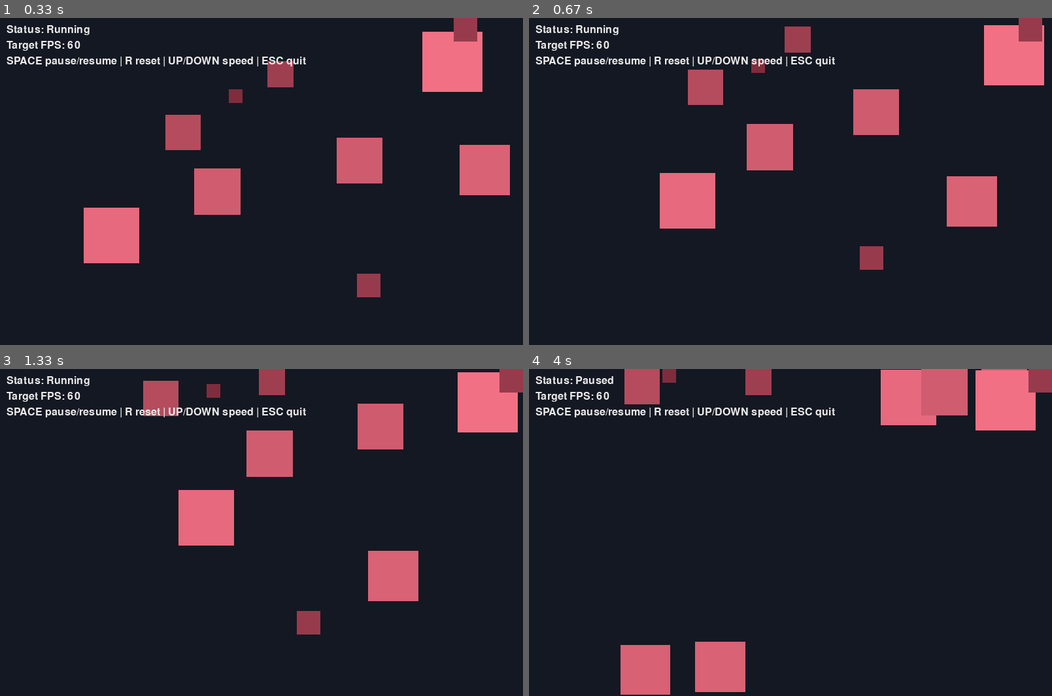
Above: before the commit, frames 1-4 (two rows, left to right).
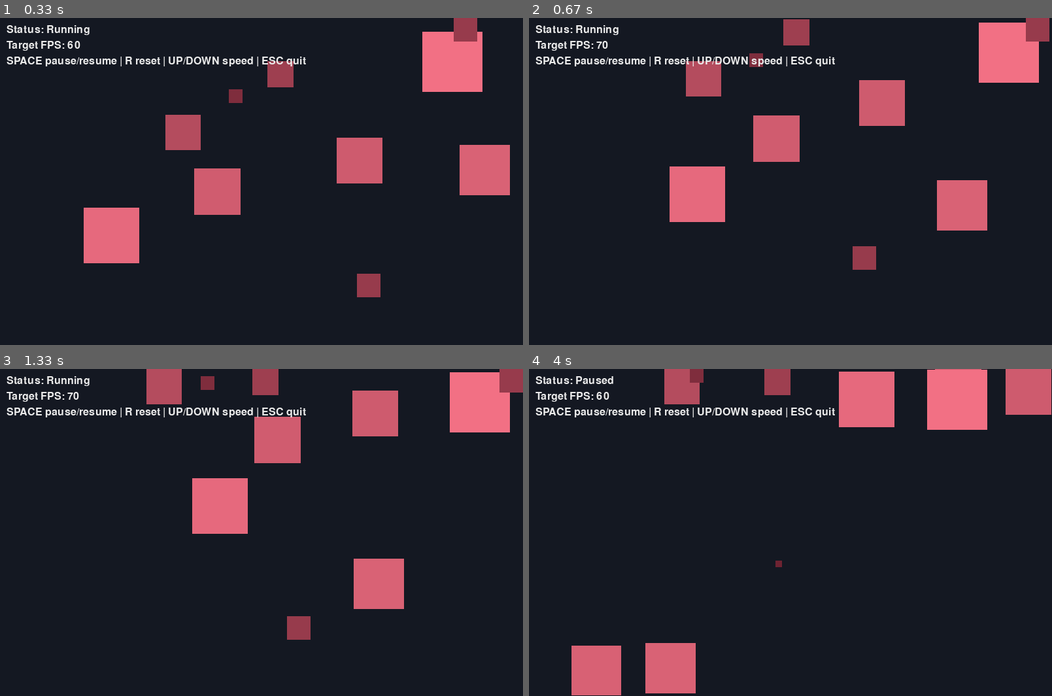
Above: after the commit, the same moments.

Repository: ynehme-coder/lab8-pygame
Game: pygame game, started from main.py
The game is run twice, just before and just after one commit, with the same random seed, the same clock (stepped at 60 frames per second) and the same inputs.
Inputs:
- Up to frame 1 (0.33 s): no input
- Up to frame 2 (0.67 s): hold Up from 0.33 s (still down)
- Up to frame 3 (1.33 s): release Up at 0.8 s; hold Down 0.83-1.13 s; tap Space at 0.9, 1.23 s; hold Up from 1.17 s (still down)
- Up to frame 4 (4 s): release Up at 1.53 s; hold Down 1.57-1.93 s; tap Space at 1.63, 2.03, 2.37, 2.7, 3.1, 3.5, 3.83 s; hold Up 1.97-2.27 s; hold Down 2.3-2.6 s; hold Up 2.63-3 s; hold Down 3.03-3.4 s; hold Up 3.43-3.73 s; hold Down from 3.77 s (still down)

Frame 1 is identical in both runs. In frame 2, 4.9% of the frame differs, in the area x 12-100%, y 0-77%; in frame 3, 6.4%; in frame 4, 13%, in the area x 8-100%, y 0-100%.

Commit message:
before test commit

Diff:
--- a/main.py
+++ b/main.py
@@ -16,6 +16,8 @@
 WINDOW_WIDTH = 800
 WINDOW_HEIGHT = 500
 FPS = 60
+MIN_FPS = 10
+MAX_FPS = 120
 MIN_SQUARE_SIZE = 10
 MAX_SQUARE_SIZE = 100
 SQUARE_COUNT = 10
@@ -58,8 +60,9 @@
 def create_random_square() -> Square:
     """Create one square at a random position with random speed, color, and size.
 
-    Speed scales inversely with size: size 10 -> speed 190, size 100 -> speed 10.
+    Speed is mapped linearly from size using the current constants/formula.
     """
+    # Updated docstring so comments match the implemented formula.
     size = random.randint(MIN_SQUARE_SIZE, MAX_SQUARE_SIZE)
 
     # Map size to max_speed inversely: small squares are fast, large squares are slow
@@ -99,45 +102,15 @@
     square.vy = max(-square.max_speed, min(square.max_speed, square.vy))
 
 
-def apply_flee_behavior(square: Square, all_squares: list[Square]) -> None:
-    flee_radius = 180
-    flee_strength = 1.5  # slightly stronger so it actually has visible effect
-    push_x = 0.0
-    push_y = 0.0
-
-    small_cx = square.x + square.size / 2
-    small_cy = square.y + square.size / 2
-
-    for pred in all_squares:
-        if pred == square or pred.size <= square.size:
-            continue
-        else:
-            predator_cx = pred.x + pred.size / 2
-            predator_cy = pred.y + pred.size / 2
-
-            dx = small_cx - predator_cx
-            dy = small_cy - predator_cy
-            dist = sqrt(dx**2 + dy**2)
-
-            if dist <= flee_radius and dist != 0:
-                # Stronger when closer
-                weight = (flee_radius - dist) / flee_radius
-
-                # Normalize direction
-                push_x += (dx / dist) * weight
-                push_y += (dy / dist) * weight
-
-    # Normalize accumulated push so multiple predators don't explode velocity
-    total_push = sqrt(push_x**2 + push_y**2)
-    if total_push > 0:
-        push_x /= total_push
-        push_y /= total_push
-
-    # Apply flee force
-    square.vx += push_x * flee_strength
-    square.vy += push_y * flee_strength
-
-    # Clamp to max speed (IMPORTANT)
+def get_square_center(square: Square) -> tuple[float, float]:
+    """Return the (x, y) center of a square."""
+    # Centralizing repeated coordinate math follows DRY and improves readability.
+    return square.x + square.size / 2, square.y + square.size / 2
+
+
+def clamp_velocity(square: Square) -> None:
+    """Limit velocity magnitude to square.max_speed."""
+    # Shared helper keeps speed-clamp behavior in one place (single responsibility).
     speed = sqrt(square.vx**2 + square.vy**2)
     if speed > square.max_speed:
         scale = square.max_speed / speed
@@ -145,80 +118,8 @@
         square.vy *= scale
 
 
-def find_nearest(big, small_squares):
-    nearest = None
-    min_dist = float("inf")
-
-    for small in small_squares:
-        dx = small.x - big.x
-        dy = small.y - big.y
-        dist = (dx**2 + dy**2) ** 0.5
-
-        if dist <= min_dist:
-            nearest = small
-            min_dist = dist
-    return nearest
-
-
-def apply_chase_behavior(square: Square, all_squares: list[Square]) -> None:
-    chase_radius = 250
-    chase_strength = 0.5
-
-    target = None
-    min_dist = float("inf")
-
-    cx = square.x + square.size / 2
-    cy = square.y + square.size / 2
-
-    for other in all_squares:
-        if other == square or other.size >= square.size:
-            continue
-
-        ox = other.x + other.size / 2
-        oy = other.y + other.size / 2
-
-        dx = ox - cx
-        dy = oy - cy
-        dist = sqrt(dx**2 + dy**2)
-
-        if dist < min_dist and dist < chase_radius:
-            min_dist = dist
-            target = other
-
-    if target:
-        tx = target.x + target.size / 2
-        ty = target.y + target.size / 2
-
-        dx = tx - cx
-        dy = ty - cy
-        dist = sqrt(dx**2 + dy**2)
-
-        if dist != 0:
-            square.vx += (dx / dist) * chase_strength
-            square.vy += (dy / dist) * chase_strength
-
-    speed = sqrt(square.vx**2 + square.vy**2)
-    if speed > square.max_speed:
-        scale = square.max_speed / speed
-        square.vx *= scale
-        square.vy *= scale
-
-
-def update_square(square: Square, all_squares: list[Square]) -> Square:
-    """Move square and bounce it on the window borders."""
-
-    # --- LIFE SYSTEM ---
-    square.age += 1
-    if square.age >= square.lifespan:
-        return create_random_square()
-    # -------------------
-
-    apply_flee_behavior(square, all_squares)
-    apply_chase_behavior(square, all_squares)
-
-    square.x += square.vx
-    square.y += square.vy
-
+def bounce_on_walls(square: Square) -> None:
+    """Clamp square to screen bounds and bounce on collision with edges."""
     if square.x <= 0:
         square.x = 0
         square.vx *= -1
@@ -232,6 +133,104 @@
     elif square.y + square.size >= WINDOW_HEIGHT:
         square.y = WINDOW_HEIGHT - square.size
         square.vy *= -1
+
+
+def apply_flee_behavior(square: Square, all_squares: list[Square]) -> None:
+    flee_radius = 180
+    flee_strength = 1.5  # slightly stronger so it actually has visible effect
+    push_x = 0.0
+    push_y = 0.0
+
+    square_center_x, square_center_y = get_square_center(square)
+
+    for predator in all_squares:
+        # Expanded variable names make intent easier to read for beginners.
+        if predator == square or predator.size <= square.size:
+            continue
+        else:
+            predator_center_x, predator_center_y = get_square_center(predator)
+
+            dx = square_center_x - predator_center_x
+            dy = square_center_y - predator_center_y
+            distance = sqrt(dx**2 + dy**2)
+
+            if distance <= flee_radius and distance != 0:
+                # Stronger when closer
+                weight = (flee_radius - distance) / flee_radius
+
+                # Normalize direction
+                push_x += (dx / distance) * weight
+                push_y += (dy / distance) * weight
+
+    # Normalize accumulated push so multiple predators don't explode velocity
+    total_push = sqrt(push_x**2 + push_y**2)
+    if total_push > 0:
+        push_x /= total_push
+        push_y /= total_push
+
+    # Apply flee force
+    square.vx += push_x * flee_strength
+    square.vy += push_y * flee_strength
+
+    clamp_velocity(square)  # Behavior unchanged; now uses shared clamp helper.
+
+
+def apply_chase_behavior(square: Square, all_squares: list[Square]) -> None:
+    chase_radius = 250
+    chase_strength = 0.5
+
+    target = None
+    min_distance = float("inf")
+
+    center_x, center_y = get_square_center(square)
+
+    for candidate in all_squares:
+        if candidate == square or candidate.size >= square.size:
+            continue
+
+        candidate_x, candidate_y = get_square_center(candidate)
+
+        dx = candidate_x - center_x
+        dy = candidate_y - center_y
+        distance = sqrt(dx**2 + dy**2)
+
+        if distance < min_distance and distance < chase_radius:
+            min_distance = distance
+            target = candidate
+
+    if target:
+        target_x, target_y = get_square_center(target)
+
+        dx = target_x - center_x
+        dy = target_y - center_y
+        distance = sqrt(dx**2 + dy**2)
+
+        if distance != 0:
+            square.vx += (dx / distance) * chase_strength
+            square.vy += (dy / distance) * chase_strength
+
+    clamp_velocity(square)  # Behavior unchanged; now uses shared clamp helper.
+
+
+def update_square(square: Square, all_squares: list[Square]) -> Square:
+    """Move square and bounce it on the window borders."""
+
+    # Phase 1: lifecycle update.
+    # Keeping phases explicit helps debug frame logic step-by-step.
+    square.age += 1
+    if square.age >= square.lifespan:
+        return create_random_square()
+
+    # Phase 2: behavior forces.
+    apply_flee_behavior(square, all_squares)
+    apply_chase_behavior(square, all_squares)
+
+    # Phase 3: position update.
+    square.x += square.vx
+    square.y += square.vy
+
+    # Phase 4: boundary handling extracted for clearer single-purpose logic.
+    bounce_on_walls(square)
 
     return square
 
@@ -262,11 +261,11 @@
             paused = not paused
         elif event.key == pygame.K_r:
             squares = [create_random_square() for _ in range(SQUARE_COUNT)]
-        # elif event.key == pygame.K_UP:
-        # 	# Higher FPS means smoother/faster updates.
-        # 	target_fps = min(300, target_fps + 10)
-        # elif event.key == pygame.K_DOWN:
-        # 	target_fps = max(10, target_fps - 10)
+        # Re-enabled to keep keyboard behavior consistent with UI/README hints.
+        elif event.key == pygame.K_UP:
+            target_fps = min(MAX_FPS, target_fps + 10)
+        elif event.key == pygame.K_DOWN:
+            target_fps = max(MIN_FPS, target_fps - 10)
 
     # TODO: Add more controls (e.g., C to randomize colors only).
     return False, paused, target_fps, squares
Not shown, changed: JOURNAL.md
Not shown, added: docs/study_tool.html
Not shown, added: refactoring.plan.md
